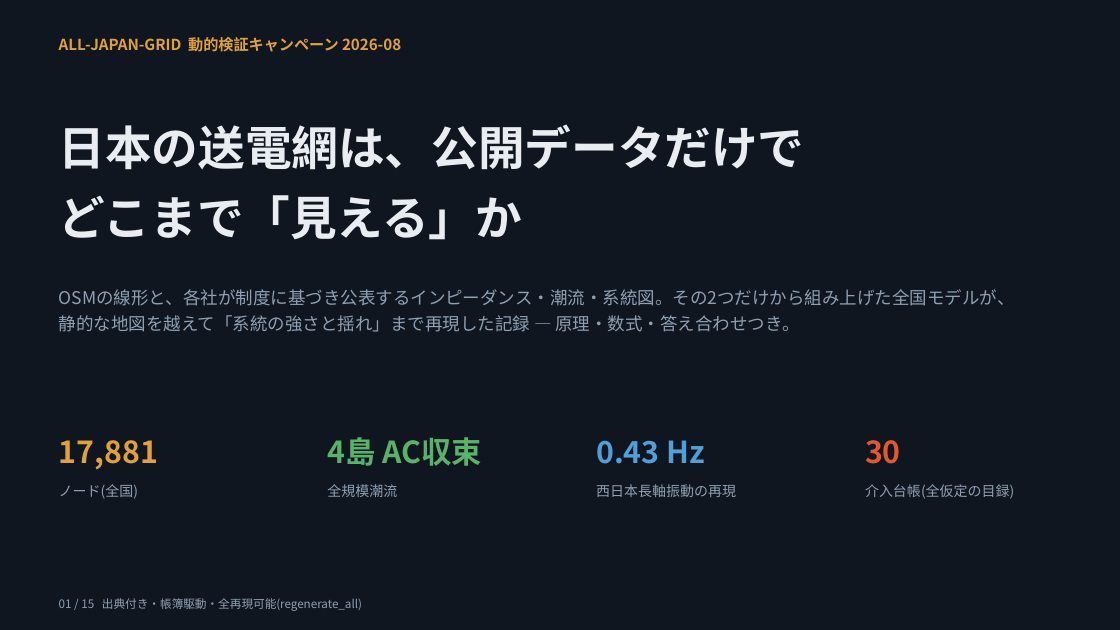
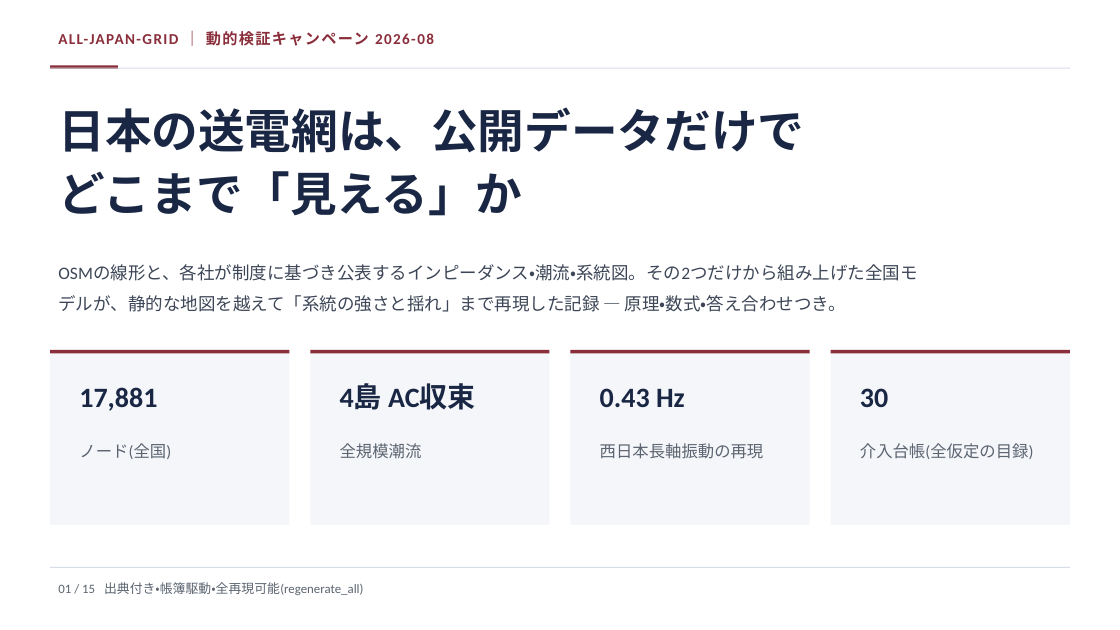
Before and after one commit to lutelute/All-Japan-Grid, a slide deck: slide 1 of docs/slides/AGJ_dynamics_2026-08-17_genspark.pptx. Drawn at 1120x630 pixels with LibreOffice and Linux fonts; fonts in the diff are those of the drawing. Boxes give left, top, right and bottom in pixels: in the first picture for what was removed or moved away, otherwise in the second. Text is boxed around its words. In the diff, an @@ line names an element or a change of style, - is before the commit and + after.

```diff
--- a/docs/slides/AGJ_dynamics_2026-08-17_genspark.pptx
+++ b/docs/slides/AGJ_dynamics_2026-08-17_genspark.pptx
@@ rectangle removed at <box>0,0,1120,630</box> @@
@@ text at <box>58,31,434,46</box>: text changed; font Noto Sans CJK JP to Calibri; text colour #E0A13A to #8A2E3B @@
-ALL-JAPAN-GRID 動的検証キャンペーン 2026-08
+ALL-JAPAN-GRID ｜ 動的検証キャンペーン 2026-08
@@ rectangle added at <box>50,66,118,69</box>, fill #8A2E3B @@
@@ rectangle added at <box>50,68,1070,69</box>, fill #D8DEE7 @@
@@ text "日本の送電網は、公開データだけで": place and size @@
-text "日本の送電網は、公開データだけで" at <box>59,124,805,240</box>
+text "日本の送電網は、公開データだけで" at <box>58,107,804,216</box>
@@ text "日本の送電網は、公開データだけで" at <box>58,107,804,216</box>: font Noto Sans CJK JP to Calibri, text colour #E9EDF2 to #1A2744; line spacing 1.25 to 1.12 @@
@@ text at <box>58,265,917,312</box>: text changed; font Noto Sans CJK JP to Calibri; text colour #8FA0B2 to #3D4657 @@
-OSMの線形と、各社が制度に基づき公表するインピーダンス・潮流・系統図。その2つだけから組み上げた全国モデルが、
-静的な地図を越えて「系統の強さと揺れ」まで再現した記録 — 原理・数式・答え合わせつき。
+OSMの線形と、各社が制度に基づき公表するインピーダンス・潮流・系統図。その2つだけから組み上げた全国モデルが、静的な地図を越えて「系統の強さと揺れ」まで再現した記録 — 原理・数式・答え合わせつき。
@@ rectangle added at <box>50,350,290,525</box>, fill #F4F6FA @@
@@ rectangle added at <box>50,350,290,354</box>, fill #8A2E3B @@
@@ rectangle added at <box>310,350,549,525</box>, fill #F4F6FA @@
@@ rectangle added at <box>310,350,549,354</box>, fill #8A2E3B @@
@@ rectangle added at <box>571,350,810,525</box>, fill #F4F6FA @@
@@ rectangle added at <box>571,350,810,354</box>, fill #8A2E3B @@
@@ rectangle added at <box>831,350,1070,525</box>, fill #F4F6FA @@
@@ rectangle added at <box>831,350,1070,354</box>, fill #8A2E3B @@
@@ text "17,881": place and size @@
-text "17,881" at <box>59,440,158,470</box>
+text "17,881" at <box>79,387,157,411</box>
@@ text "17,881" at <box>79,387,157,411</box>: size 26 to 24 pt, font Noto Sans CJK JP to Calibri, text colour #E0A13A to #1A2744; line spacing 1.25 to 1 @@
@@ text "4島 AC収束": place and size @@
-text "4島 AC収束" at <box>327,437,483,466</box>
+text "4島 AC収束" at <box>340,384,475,410</box>
@@ text "4島 AC収束" at <box>340,384,475,410</box>: size 26 to 24 pt, font Noto Sans CJK JP to Calibri, text colour #58B368 to #1A2744; line spacing 1.25 to 1 @@
@@ text "0.43 Hz": place and size @@
-text "0.43 Hz" at <box>596,440,705,464</box>
+text "0.43 Hz" at <box>600,388,685,407</box>
@@ text "0.43 Hz" at <box>600,388,685,407</box>: size 26 to 24 pt, font Noto Sans CJK JP to Calibri, text colour #4F9FD8 to #1A2744; line spacing 1.25 to 1 @@
@@ text "30": place and size @@
-text "30" at <box>865,440,901,464</box>
+text "30" at <box>860,388,888,407</box>
@@ text "30" at <box>860,388,888,407</box>: size 26 to 24 pt, font Noto Sans CJK JP to Calibri, text colour #E4572E to #1A2744; line spacing 1.25 to 1 @@
@@ text "ノード(全国)": place and size @@
-text "ノード(全国)" at <box>59,484,138,499</box>
+text "ノード(全国)" at <box>79,443,171,459</box>
@@ text "全規模潮流": place and size @@
-text "全規模潮流" at <box>327,484,397,497</box>
+text "全規模潮流" at <box>340,443,422,459</box>
@@ text "西日本長軸振動の再現": place and size @@
-text "西日本長軸振動の再現" at <box>596,484,736,497</box>
+text "西日本長軸振動の再現" at <box>600,443,764,459</box>
@@ size 12 to 14 pt, font Noto Sans CJK JP to Calibri, text colour #8FA0B2 to #5B6470; line spacing 1.25 to 1.3 in 4 elements at <box>79,443,171,459</box>, <box>340,443,422,459</box>, <box>600,443,764,459</box>, <box>860,443,1034,459</box> @@
@@ text "介入台帳(全仮定の目録)": place and size @@
-text "介入台帳(全仮定の目録)" at <box>865,484,1014,499</box>
+text "介入台帳(全仮定の目録)" at <box>860,443,1034,459</box>
@@ rectangle added at <box>50,567,1070,568</box>, fill #D8DEE7 @@
@@ text "01 / 15 出典付き・帳簿駆動・全再現可能(regenerate_all)": place and size @@
-text "01 / 15 出典付き・帳簿駆動・全再現可能(regenerate_all)" at <box>59,598,362,611</box>
+text "01 / 15 出典付き・帳簿駆動・全再現可能(regenerate_all)" at <box>58,582,363,595</box>
@@ text "01 / 15 出典付き・帳簿駆動・全再現可能(regenerate_all)" at <box>58,582,363,595</box>: size 10 to 11 pt, font Noto Sans CJK JP to Calibri, text colour #8FA0B2 to #5B6470; line spacing 1.25 to 1 @@
```
Also in this commit, not shown: 14 other slides changed.
